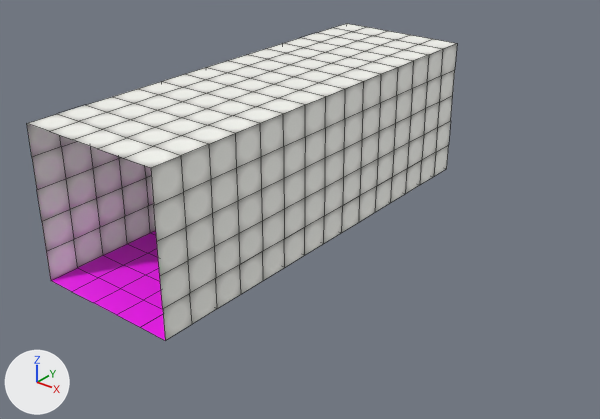
The FBX model Assets/Meshes/hallway.fbx, before and after one commit.
Before and after are seen from a 50 mm lens placed at (14.37, -12.2, 12.84), pointed at (-1.05, 7.07, 0.9). The axes (+X, +Y, +Z) are drawn at lower left. The lights are the same throughout. Mesh edges are drawn as thin lines. Where no turn or scale is listed for an object, it has been applied to the vertices.

The older version as bpy lines, for what is in view:
```python
me_cube_007 = bpy.data.meshes.new('Cube.007')
me_cube_007.from_pydata(...)  # 320 vertices, 300 faces; spans x -5.0..0.0, y 0.0..15.0, z 0.0..5.0
# faces by material slot: [225, 75]
me_cube_007.materials.append(mat_walls)
me_cube_007.materials.append(mat_floor)  # pink #ff00ff
ob_hallway = bpy.data.objects.new('hallway', me_cube_007)
ob_hallway.location = (0.0, 0.0, 0.0)
```
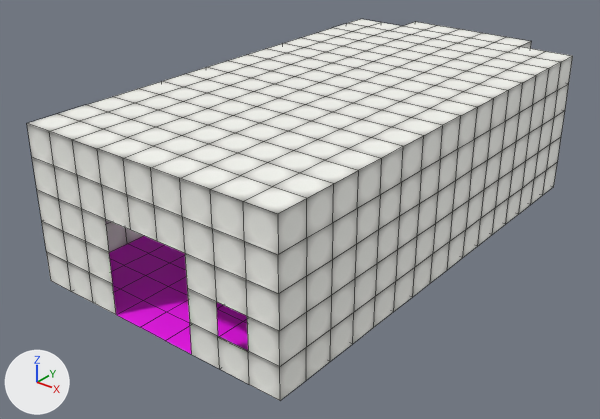
The newer file is also turned or shifted as a whole; pictures and numbers use the older file's frame.

Edits to the bpy script that builds the scene:
```text
Change me_cube_007:
    used by ob_hallway; location = (0.0, 0.0, 0.0)
    remove me_cube_007.from_pydata(...)  # 320 vertices, 300 faces; spans x -5.0..0.0, y 0.0..15.0, z 0.0..5.0
    add me_cube_007.from_pydata(...)  # 540 vertices, 523 faces; spans x -5.0..4.0, y 0.0..17.0, z 0.0..5.0
    me_cube_007 part 1
    8 vertices are removed from x 0.0, y 0.0..15.0, z 1.0..4.0
    27 faces are deleted
    14 vertices in x 0.0, y 1.0..14.0, z 1.0 move by (1.0, 0.0, -1.0)
    13 vertices in x 0.0, y 2.0..14.0, z 4.0 move by (1.0, 0.0, 1.0)
    13 vertices in x 0.0, y 2.0..14.0, z 2.0 move by (2.0, 0.0, -2.0)
    12 vertices in x 0.0, y 3.0..14.0, z 3.0 move by (2.0, 0.0, 2.0)
    2 vertices move from x 0.0, y 0.0..1.0, z 2.0..3.0 to x -1.0..1.0, y 0.0, z 3.0
    2 vertices are added at (4.0, 1.0, 4.0), (4.0, 0.0, 1.0)
    38 new vertices lie (1.0, 0.0, 0.0) away from vertices in x -5.0..0.0, y 0.0..15.0, z 0.0..5.0
    38 new vertices lie (1.0, 0.0, 0.0) away from vertices in x -4.0..3.0, y 0.0..15.0, z 0.0..5.0
    24 new vertices lie (0.0, 1.0, 0.0) away from vertices in x -5.0..4.0, y 14.0..15.0, z 0.0..5.0
    22 new vertices lie (0.0, 0.0, 1.0) away from vertices in x -4.0..4.0, y 0.0..16.0, z 0.0..3.0
    21 new vertices lie (0.0, 0.0, 1.0) away from vertices in x -4.0..4.0, y 0.0..16.0, z 1.0..4.0
    23 new vertices lie (0.0, 1.0, 0.0) away from vertices in x -3.0..4.0, y 0.0..16.0, z 0.0..5.0
    22 new vertices lie (0.0, 0.0, -1.0) away from vertices in x -4.0..4.0, y 0.0..17.0, z 3.0..5.0
    22 new vertices lie (0.0, 0.0, 1.0) away from vertices in x -4.0..4.0, y 0.0..17.0, z 0.0..2.0
    11 new vertices lie (1.0, 0.0, 0.0) away from vertices in x 2.0..3.0, y 0.0..16.0, z 0.0..5.0
    5 new vertices lie (0.0, -1.0, 0.0) away from vertices in x 4.0, y 1.0..3.0, z 0.0..4.0
    201 new faces join them, mat_walls
    49 new faces join them, mat_floor (pink #ff00ff)
    me_cube_007 part 2: 25 faces spanning x 0.0..2.0, y 1.0..14.0, z 0.0 switch from mat_walls to mat_floor (pink #ff00ff)
```

Location of each change, [x1, y1, x2, y2] in pixels of the pictures (600 x 419 px):
'hallway', reshaped (27% wider, 20% taller)
    before: [27, 23, 457, 340]
    after: [27, 19, 573, 400]
part 1 of me_cube_007, built on
    before: [151, 44, 457, 340]
    after: [27, 19, 573, 400]
part 2 of me_cube_007, recoloured
    before: [190, 128, 437, 324]
    after: [217, 305, 247, 336]
